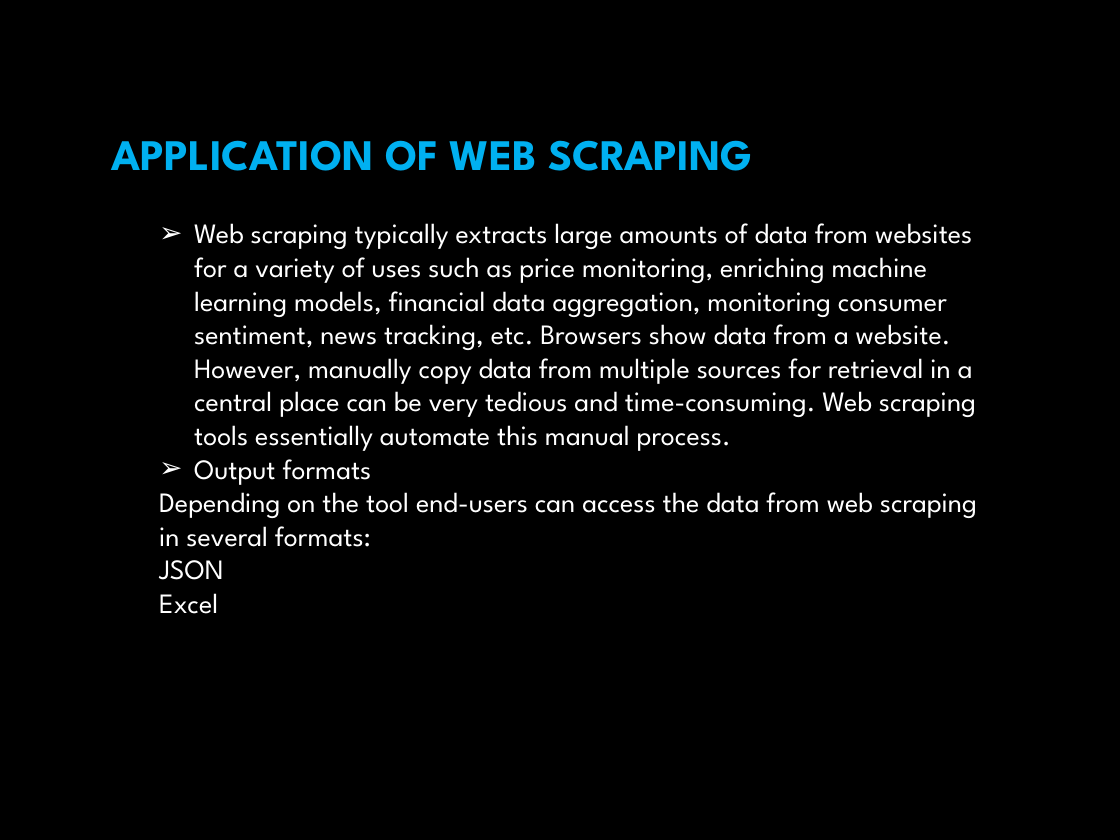
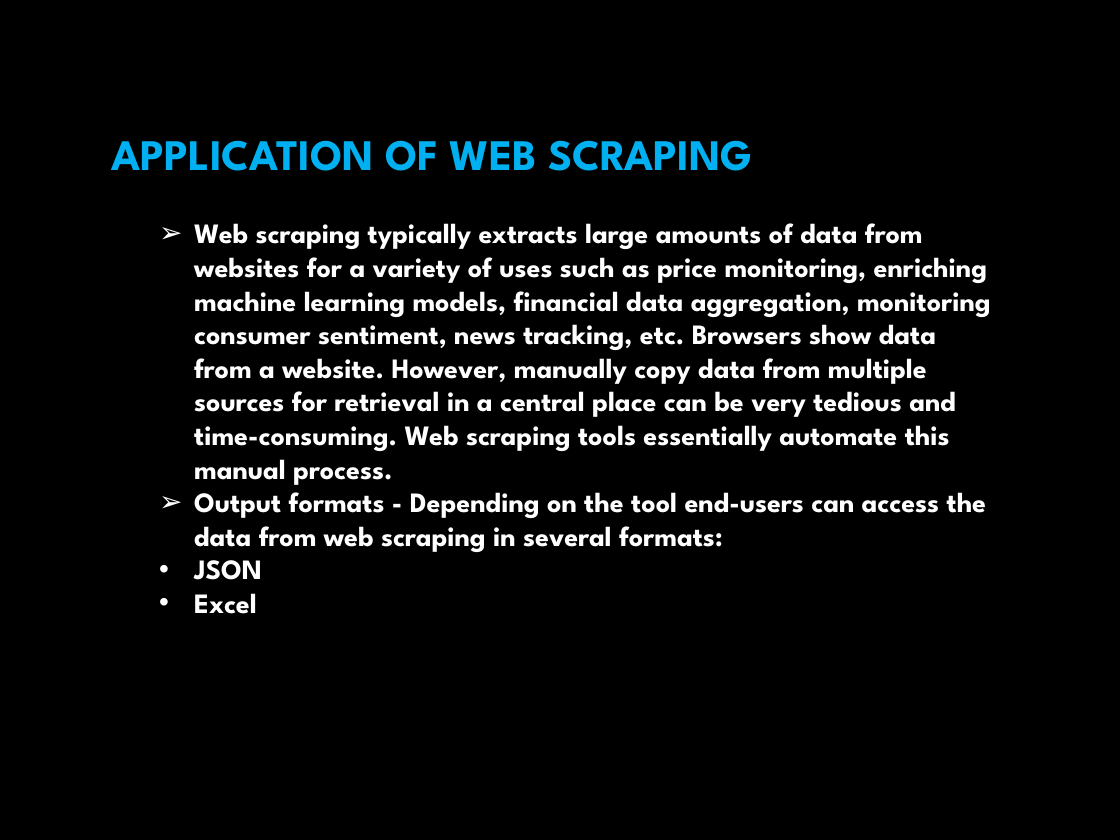
Before and after one commit to ShamikOfficial/Web_Crawler-Zaubacorp, a slide deck: slide 3 of Speed_HS301_PS11.pptx. Drawn at 1120x840 pixels with LibreOffice and Linux fonts; fonts in the diff are those of the drawing; background and template pictures are left out. Boxes give left, top, right and bottom in pixels: in the first picture for what was removed or moved away, otherwise in the second. Text is boxed around its words. In the diff, an @@ line names an element or a change of style, - is before the commit and + after.

```diff
--- a/Speed_HS301_PS11.pptx
+++ b/Speed_HS301_PS11.pptx
@@ text at [194, 223, 991, 614]: bold on in "Web scraping typically extracts large amounts of ...", "JSON", "Excel"; bullet none to • @@
@@ text at [194, 484, 987, 552]: text changed; bold on @@
-➢ Output formats
-Depending on the tool end-users can access the data from web scraping in several formats:
+➢ Output formats - Depending on the tool end-users can access the data from web scraping in several formats:
```
Also in this commit, not shown: 3 other slides changed.
